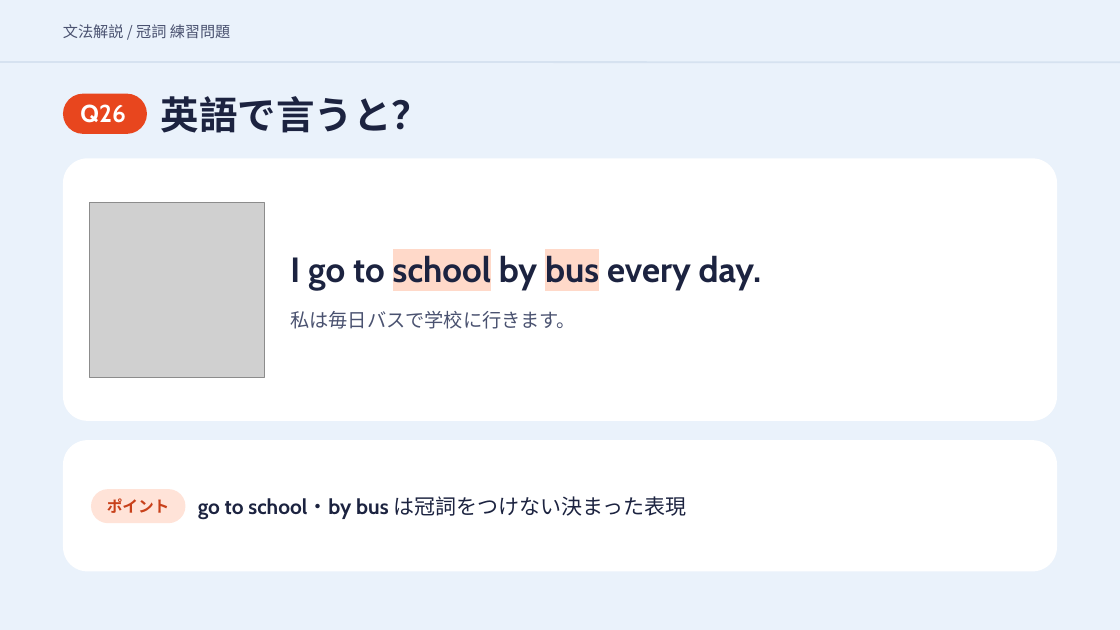
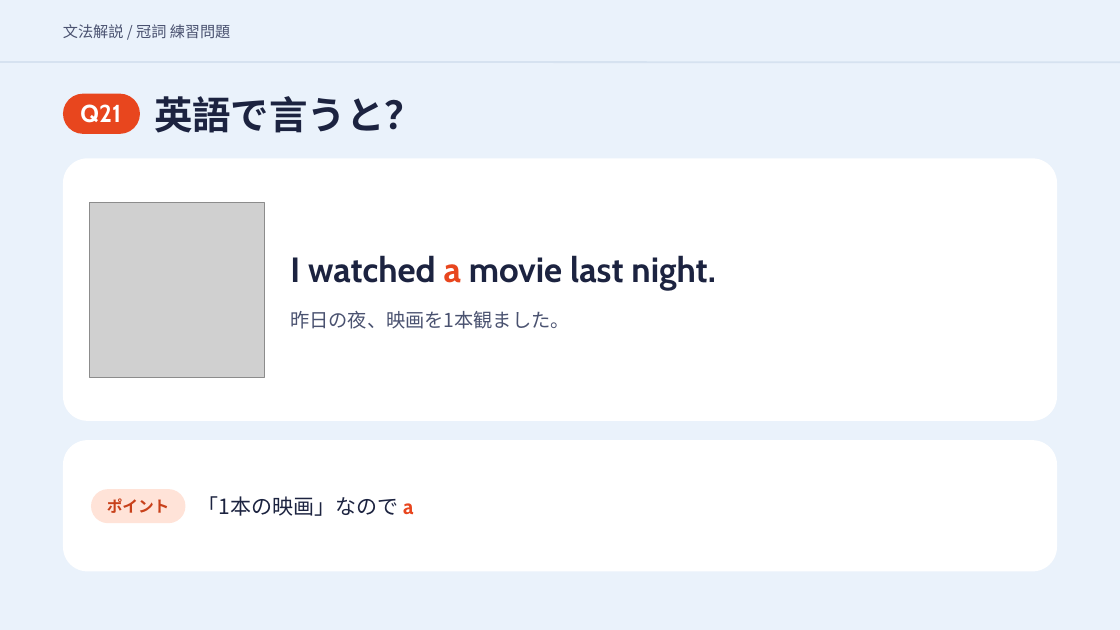
Before and after one commit to hinakajisaki-dev/hina-english, a slide deck: slide 49 of matome/articles-4/articles-4-slides.pptx (slide 59 before the commit). Drawn at 1120x630 pixels with LibreOffice and Linux fonts; fonts in the diff are those of the drawing; grey boxes stand for pictures. Boxes give left, top, right and bottom in pixels: in the first picture for what was removed or moved away, otherwise in the second. Text is boxed around its words. In the diff, an @@ line names an element or a change of style, - is before the commit and + after.

```diff
--- a/matome/articles-4/articles-4-slides.pptx
+++ b/matome/articles-4/articles-4-slides.pptx
@@ text "英語で言うと？": place and size @@
-text "英語で言うと？" at bbox=[161, 96, 430, 133]
+text "英語で言うと？" at bbox=[154, 96, 423, 133]
@@ rounded rectangle: place and size @@
-rounded rectangle at bbox=[63, 93, 147, 134]
+rounded rectangle at bbox=[63, 93, 140, 134]
@@ text at bbox=[80, 104, 121, 123]: text changed @@
-Q26
+Q21
@@ text at bbox=[290, 255, 715, 291]: text changed @@
-I go to school by bus every day.
+I watched a movie last night.
@@ text at bbox=[290, 311, 569, 329]: text changed @@
-私は毎日バスで学校に行きます。
+昨日の夜、映画を1本観ました。
@@ text at bbox=[198, 496, 413, 516]: text changed; font Cabin to Noto Sans CJK JP; bold off @@
-go to school・by bus は冠詞をつけない決まった表現
+「1本の映画」なので a
```
Also in this commit, not shown: 52 other slides changed, 10 slides removed, 3 other files.
